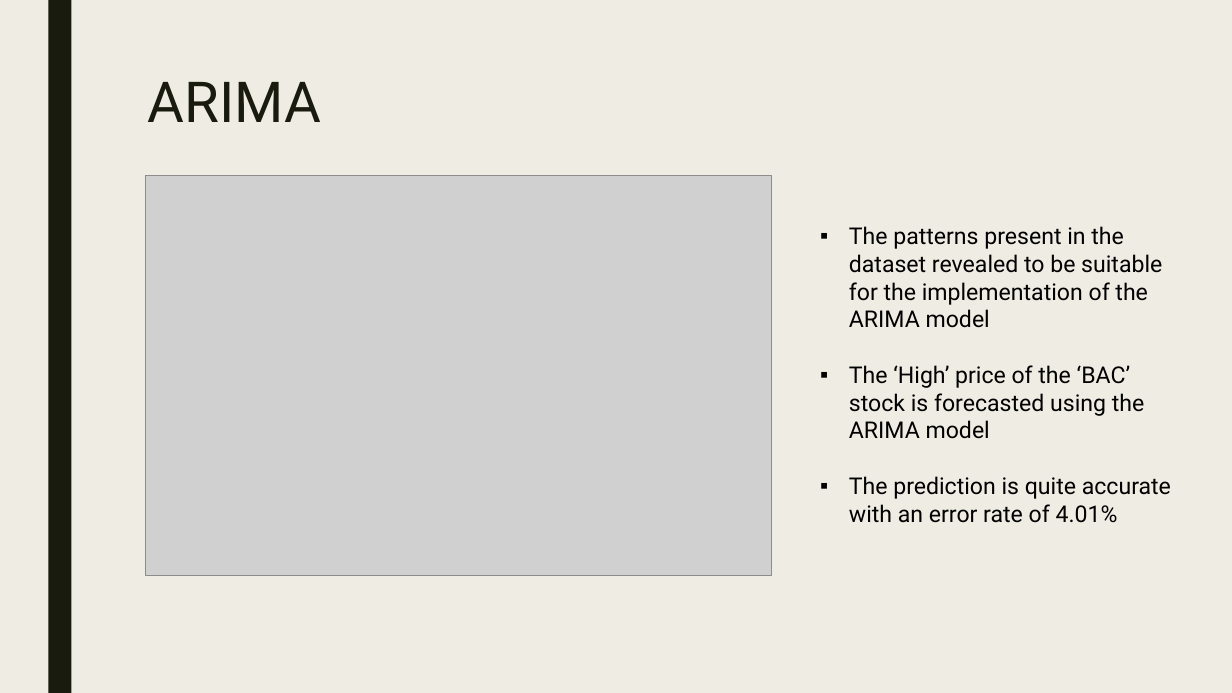
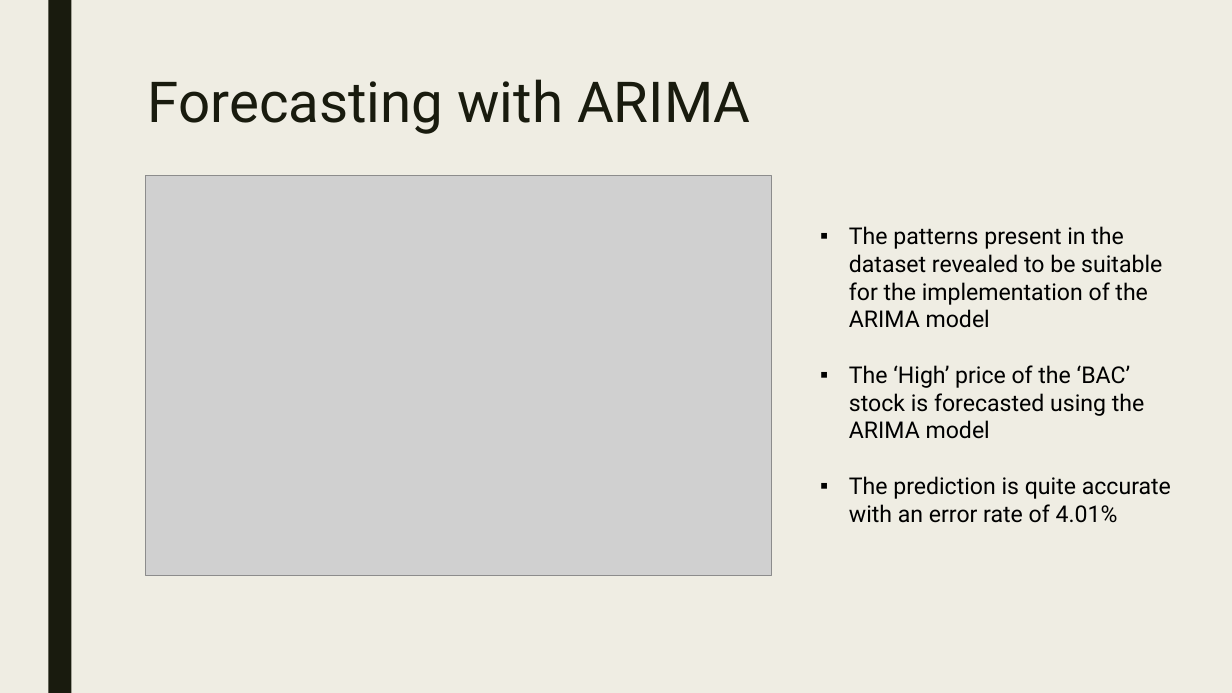
Before and after one commit to dante825/rGroupProj, a slide deck: slide 12 of documentation/presentationSlides.pptx. Drawn at 1232x693 pixels with LibreOffice and Linux fonts; fonts in the diff are those of the drawing; grey boxes stand for pictures. Boxes give left, top, right and bottom in pixels: in the first picture for what was removed or moved away, otherwise in the second. Text is boxed around its words. In the diff, an @@ line names an element or a change of style, - is before the commit and + after.

```diff
--- a/documentation/presentationSlides.pptx
+++ b/documentation/presentationSlides.pptx
@@ title at (148, 79, 750, 134): text changed @@
-ARIMA
+Forecasting with ARIMA
```
Also in this commit, not shown: 7 other slides changed.
